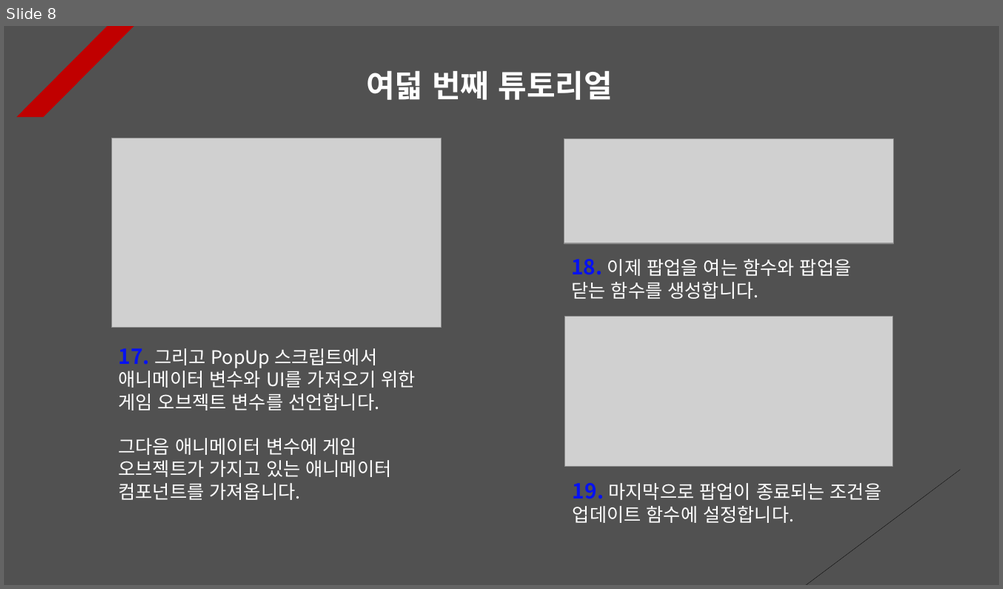
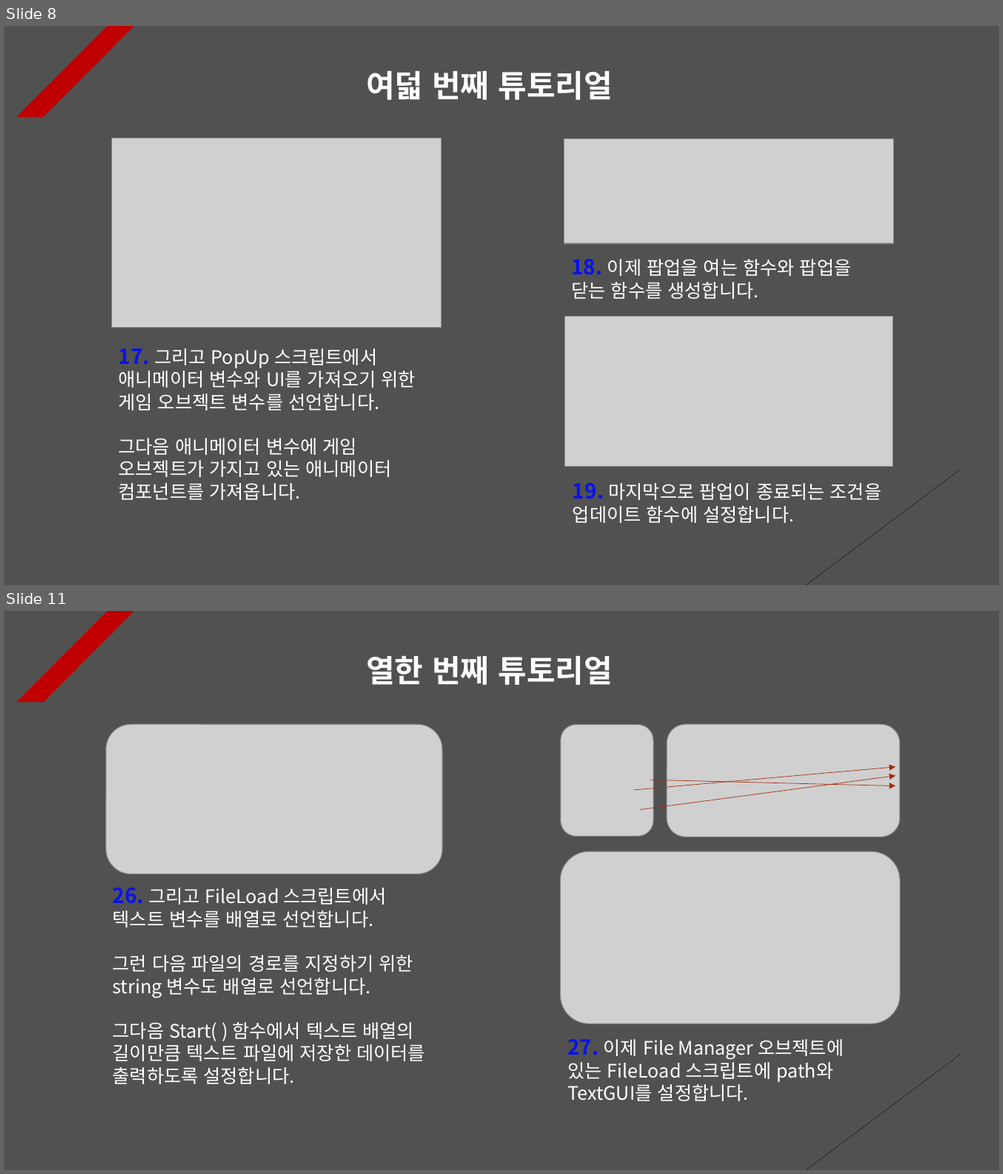
Before and after one commit to Unity2033/3D-UnityEngine, a slide deck: Assets/Class/Animation Clip/PPT Data/Animation Clip Example.pptx. Shown one above the other, each under a label of ours: slide 8 before the commit, slides 8 and 11 after it; the slides between them are not shown. The pictures are 1003x589 and 1003x1174 pixels, drawn with LibreOffice and Linux fonts; fonts in the diff are those of the drawing; grey boxes stand for pictures. Boxes give left, top, right and bottom in pixels: in the first picture for what was removed or moved away, otherwise in the second. Text is boxed around its words. In the diff, an @@ line names an element or a change of style, - is before the commit and + after.

```diff
--- a/Assets/Class/Animation Clip/PPT Data/Animation Clip Example.pptx
+++ b/Assets/Class/Animation Clip/PPT Data/Animation Clip Example.pptx
@@ slide 11 added at box(4, 611, 999, 1170), background #515151; not listed: 2 template elements that a slide beside it also shows @@
@@ text added at box(366, 656, 612, 685), 30 pt, text #FFFFFF, bold @@
+열한 번째 튜토리얼
@@ picture added at box(106, 724, 443, 874) @@
@@ picture added at box(560, 724, 653, 836) @@
@@ picture added at box(666, 724, 899, 837) @@
@@ arrow added from (634, 790) to (896, 767), #A5300F 0.5 pt dashed @@
@@ arrow added from (640, 810) to (896, 776), #A5300F 0.5 pt dashed @@
@@ arrow added from (649, 780) to (896, 786), #A5300F 0.5 pt dashed @@
@@ picture added at box(560, 852, 899, 1025) @@
@@ text added at box(113, 888, 425, 1085), 18 pt, text #FFFFFF @@
+26. 그리고 FileLoad 스크립트에서 텍스트 변수를 배열로 선언합니다.
+그런 다음 파일의 경로를 지정하기 위한 string 변수도 배열로 선언합니다.
+그다음 Start( ) 함수에서 텍스트 배열의 길이만큼 텍스트 파일에 저장한 데이터를 출력하도록 설정합니다.
@@ text added at box(567, 1039, 843, 1102), 18 pt, text #FFFFFF @@
+27. 이제 File Manager 오브젝트에 있는 FileLoad 스크립트에 path와 TextGUI를 설정합니다.
```
Also in this commit, not shown: 1 slide changed, 2 other slides added, 22 other files.
